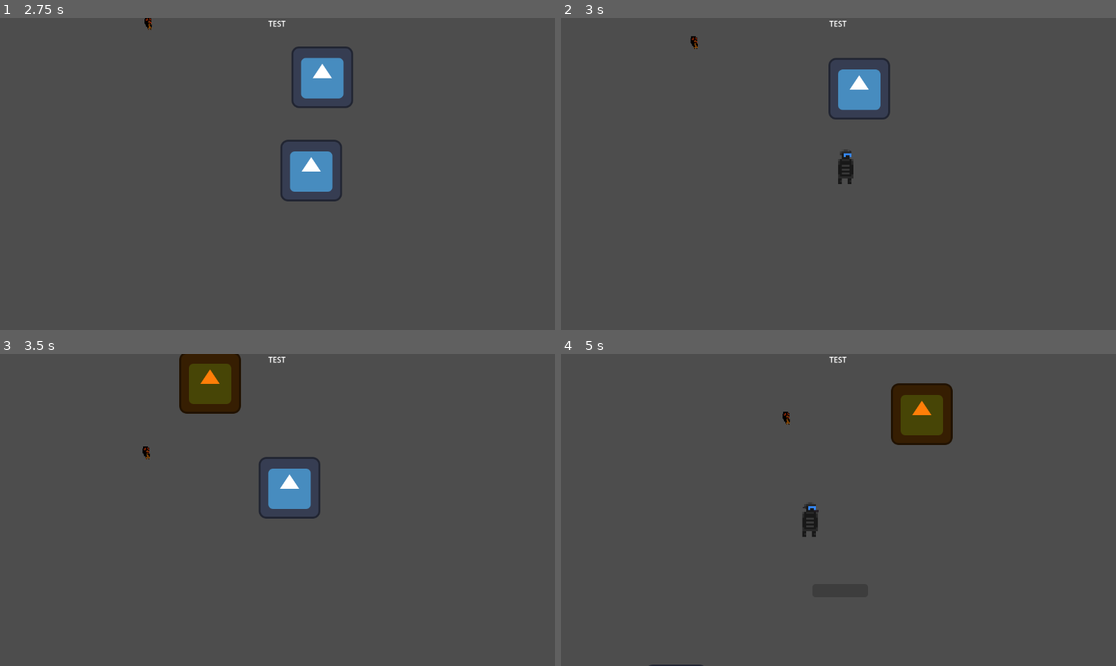
Above: before the commit, frames 1-4 (two rows, left to right).
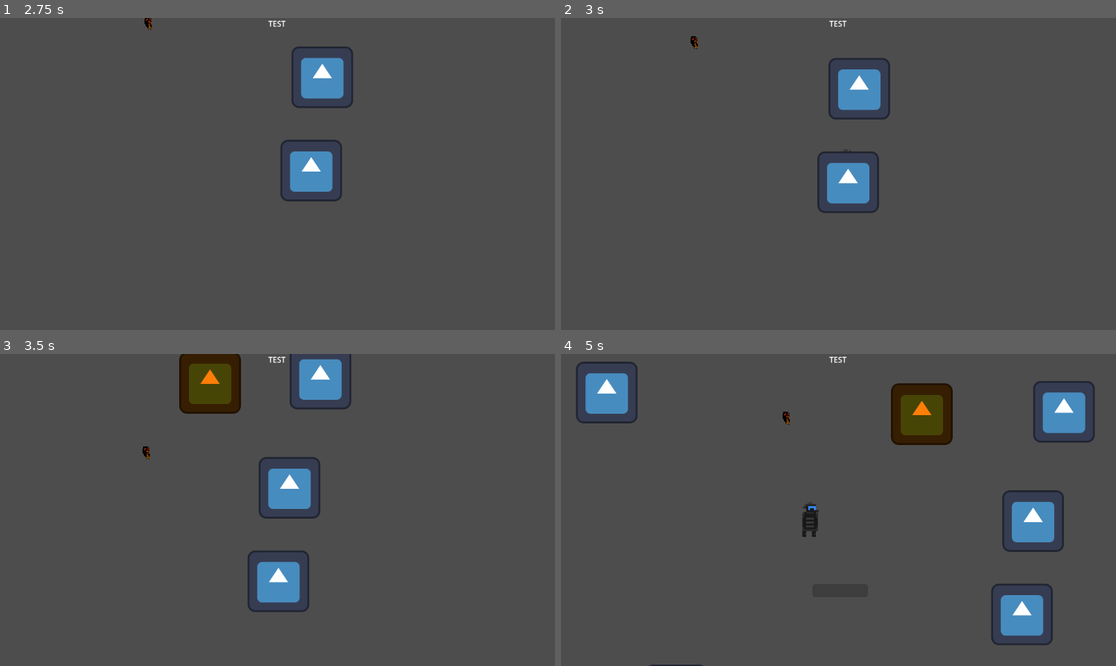
Above: after the commit, the same moments.

Repository: pingwin01games/BialJam2024
Game: Godot game, scene res://scene/world.tscn
The game is run twice, just before and just after one commit, with the same random seed, the same clock (stepped at 60 frames per second) and the same inputs. The engine's default icon, where the game draws it, is replaced by a stand-in: a white triangle on a blue panel in a dark square.
Inputs (mouse positions are in pixels of both pictures, inside the frame that each line leads up to):
- Up to frame 1 (2.75 s): move the mouse to (399, 158) at 0.52 s; hold Right (ui_right) 0.53-1.28 s; click (399, 158) at 0.6 s; move the mouse to (166, 189) at 1.27 s; hold Down (ui_down) 1.28-2.03 s; click (166, 189) at 1.35 s; move the mouse to (333, 105) at 2.02 s; hold Right (ui_right) from 2.03 s (still down); click (333, 105) at 2.1 s
- Up to frame 2 (3 s): move the mouse to (810, 236) at 2.77 s; release Right (ui_right) at 2.78 s; hold Up (ui_up) from 2.78 s (still down); click (810, 236) at 2.85 s
- Up to frame 3 (3.5 s): keep holding Up (ui_up)
- Up to frame 4 (5 s): move the mouse to (1005, 556) at 3.52 s; release Up (ui_up) at 3.53 s; hold Left (ui_left) from 3.53 s (still down); click (1005, 556) at 3.6 s; tap R (reload) at 4.15 s; move the mouse to (672, 463) at 4.27 s; click (672, 463) at 4.35 s

Frame 1 is identical in both runs. In frame 2, 1.3% of the frame differs, in the area x 46-58%, y 42-63%; in frame 3, 2.5%; in frame 4, 5.1%, in the area x 2-97%, y 2-94%.

Commit message:
dodano hp dla przeciwnikow, dmg dla broni
teraz można zmieniać dmg broni i hp przeciwników

Diff:
--- a/scene/Guns/gun_template.gd
+++ b/scene/Guns/gun_template.gd
@@ -18,6 +18,8 @@
 var curMag = 3
 
 var distanceToGun = 300
+
+var dmg = 100
 
 
 # Called when the node enters the scene tree for the first time.
--- a/script/enemy_2.gd
+++ b/script/enemy_2.gd
@@ -4,6 +4,7 @@
 const SPEED = 100
 const RUN_SPEED = 200
 
+var hp = 10
 
 var pozycja_gracza : Vector2 = Vector2.ZERO
 var kierunek_ruchu : Vector2 = Vector2.ZERO
@@ -22,3 +23,8 @@
 		velocity = kierunek_ruchu.normalized() * RUN_SPEED
 
 	move_and_slide()
+
+func hit(val):
+	hp -= val
+	if hp <= 0:
+		queue_free()
--- a/script/pila.gd
+++ b/script/pila.gd
@@ -2,6 +2,7 @@
 
 var SPEED = 50
 
+var dmg = 10
 
 func _physics_process(delta):
 
@@ -11,5 +12,11 @@
 
 
 func _on_area_of_damage_body_entered(body):
-	body.queue_free()
+	if body.has_method("hit"):
+		body.hit(dmg)
+	else:
+		print("i huj")
 	queue_free()
+
+func pass_dmg(val):
+	dmg = val
